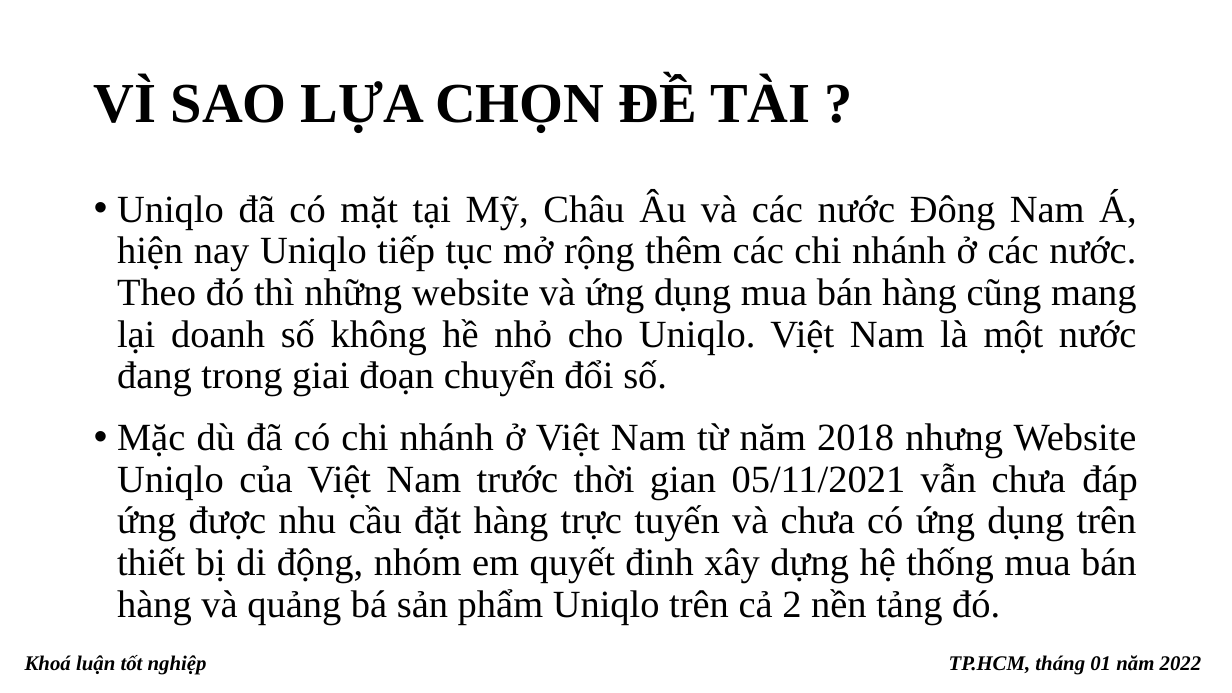
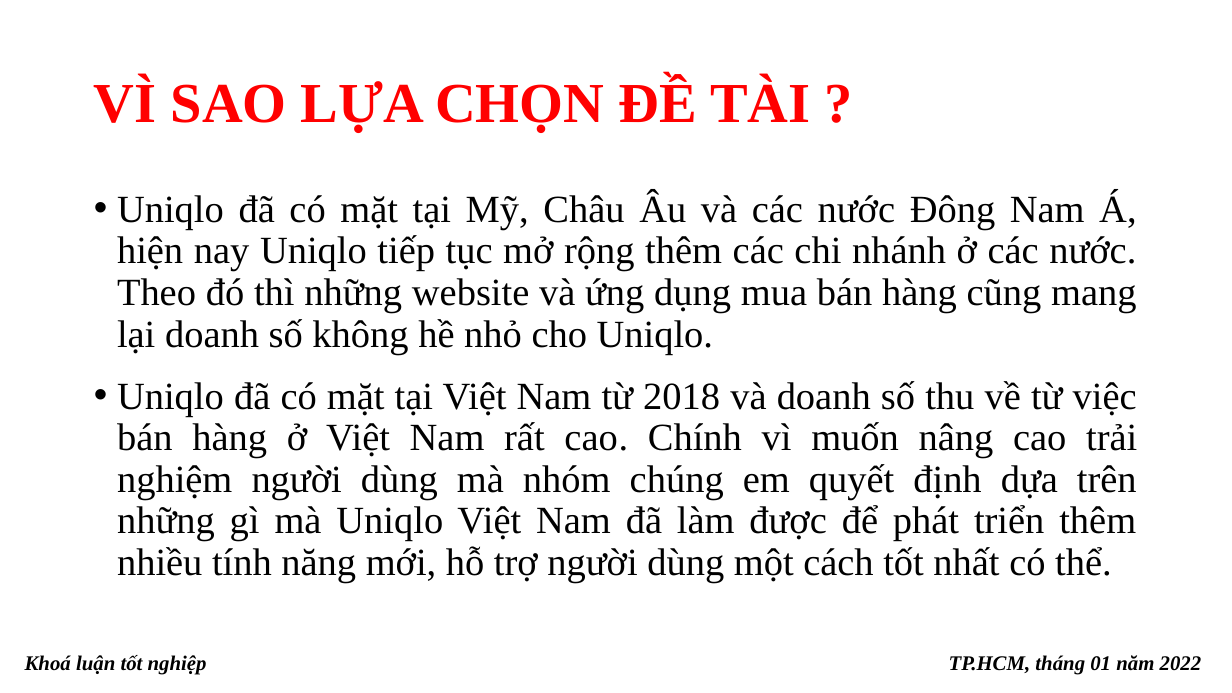
Before and after one commit to khoaluantotnghiep-09dhth-hufi/baocao, a slide deck: slide 5 of ppBaoCao_2.pptx. Drawn at 1232x693 pixels with LibreOffice and Linux fonts; fonts in the diff are those of the drawing. Boxes give left, top, right and bottom in pixels: in the first picture for what was removed or moved away, otherwise in the second. Text is boxed around its words. In the diff, an @@ line names an element or a change of style, - is before the commit and + after.

Commit message:
update ppt

```diff
--- a/ppBaoCao_2.pptx
+++ b/ppBaoCao_2.pptx
@@ title "VÌ SAO LỰA CHỌN ĐỀ ..." at (x1=94, y1=78, x2=810, y2=133): text colour #000000 to #FF0000 @@
@@ text at (x1=117, y1=192, x2=1137, y2=583): text changed @@
-• Uniqlo đã có mặt tại Mỹ, Châu Âu và các nước Đông Nam Á, hiện nay Uniqlo tiếp tục mở rộng thêm các chi nhánh ở các nước. Theo đó thì những website và ứng dụng mua bán hàng cũng mang lại doanh số không hề nhỏ cho Uniqlo. Việt Nam là một nước đang trong giai đoạn chuyển đổi số.
-• Mặc dù đã có chi nhánh ở Việt Nam từ năm 2018 nhưng Website Uniqlo của Việt Nam trước thời gian 05/11/2021 vẫn chưa đáp ứng được nhu cầu đặt hàng trực tuyến và chưa có ứng dụng trên thiết bị di động, nhóm em quyết đinh xây dựng hệ thống mua bán hàng và quảng bá sản phẩm Uniqlo trên cả 2 nền tảng đó.
+• Uniqlo đã có mặt tại Mỹ, Châu Âu và các nước Đông Nam Á, hiện nay Uniqlo tiếp tục mở rộng thêm các chi nhánh ở các nước. Theo đó thì những website và ứng dụng mua bán hàng cũng mang lại doanh số không hề nhỏ cho Uniqlo.
+• Uniqlo đã có mặt tại Việt Nam từ 2018 và doanh số thu về từ việc bán hàng ở Việt Nam rất cao. Chính vì muốn nâng cao trải nghiệm người dùng mà nhóm chúng em quyết định dựa trên những gì mà Uniqlo Việt Nam đã làm được để phát triển thêm nhiều tính năng mới, hỗ trợ người dùng một cách tốt nhất có thể.
```
Also in this commit, not shown: 10 other slides changed, 2 other files.
